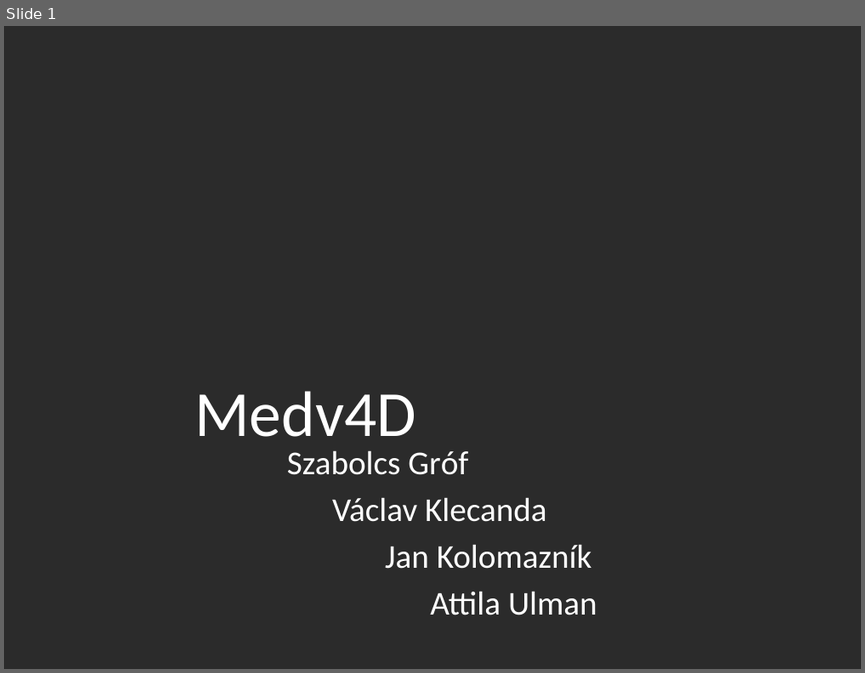
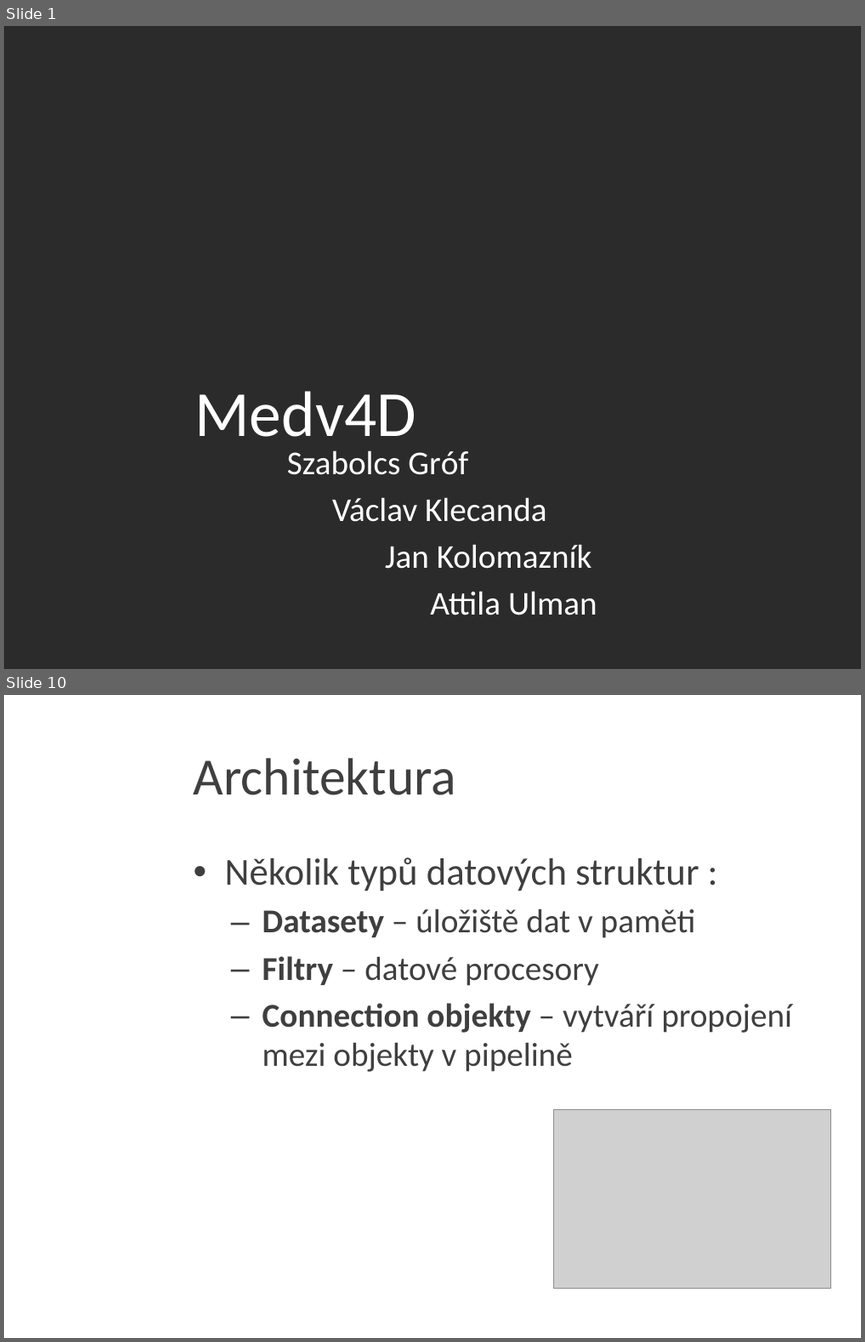
Before and after one commit to JanKolomaznik/MedV4D, a slide deck: doc/Presentation/Medv4D.pptx. Shown one above the other, each under a label of ours: slide 1 before the commit, slides 1 and 10 after it; the slides between them are not shown. The pictures are 865x673 and 865x1342 pixels, drawn with LibreOffice and Linux fonts; fonts in the diff are those of the drawing; grey boxes stand for pictures; background and template pictures are left out; a plain dark background stands for a picture behind light text. Boxes give left, top, right and bottom in pixels: in the first picture for what was removed or moved away, otherwise in the second. Text is boxed around its words. In the diff, an @@ line names an element or a change of style, - is before the commit and + after.

```diff
--- a/doc/Presentation/Medv4D.pptx
+++ b/doc/Presentation/Medv4D.pptx
@@ slide 10 added at (4,695,861,1338), background picture (left out) @@
@@ title added at (194,758,457,795), 44 pt, text #3F3F3F @@
+Architektura
@@ text added at (225,857,792,1072), 28 pt, text #3F3F3F @@
+• Několik typů datových struktur :
+  – Datasety – úložiště dat v paměti
+  – Filtry – datové procesory
+  – Connection objekty – vytváří propojení mezi objekty v pipelině
@@ picture added at (554,1109,831,1287) @@
```
Also in this commit, not shown: 1 slide changed, 13 other slides added, 2 slides removed.
